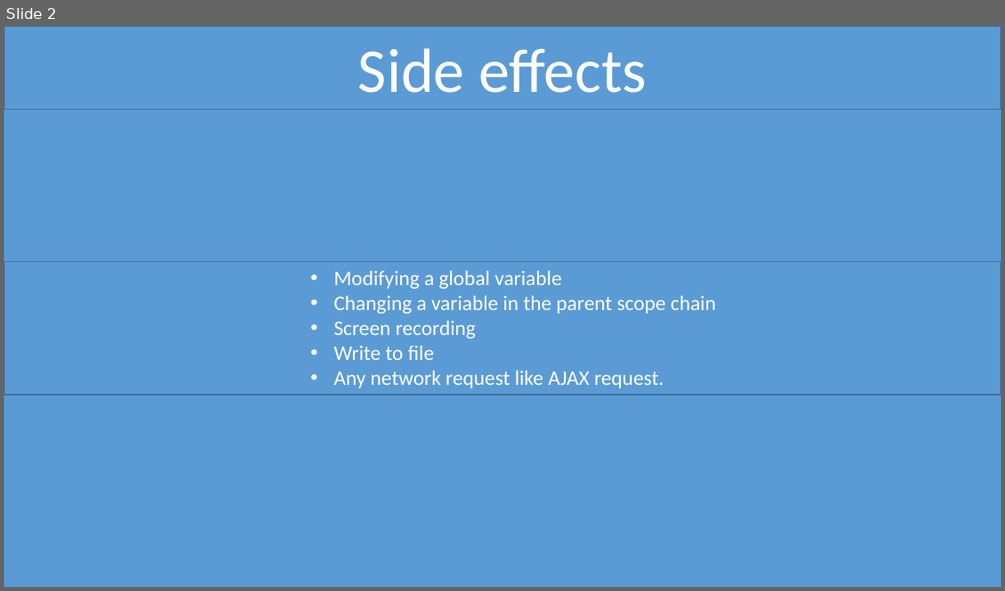
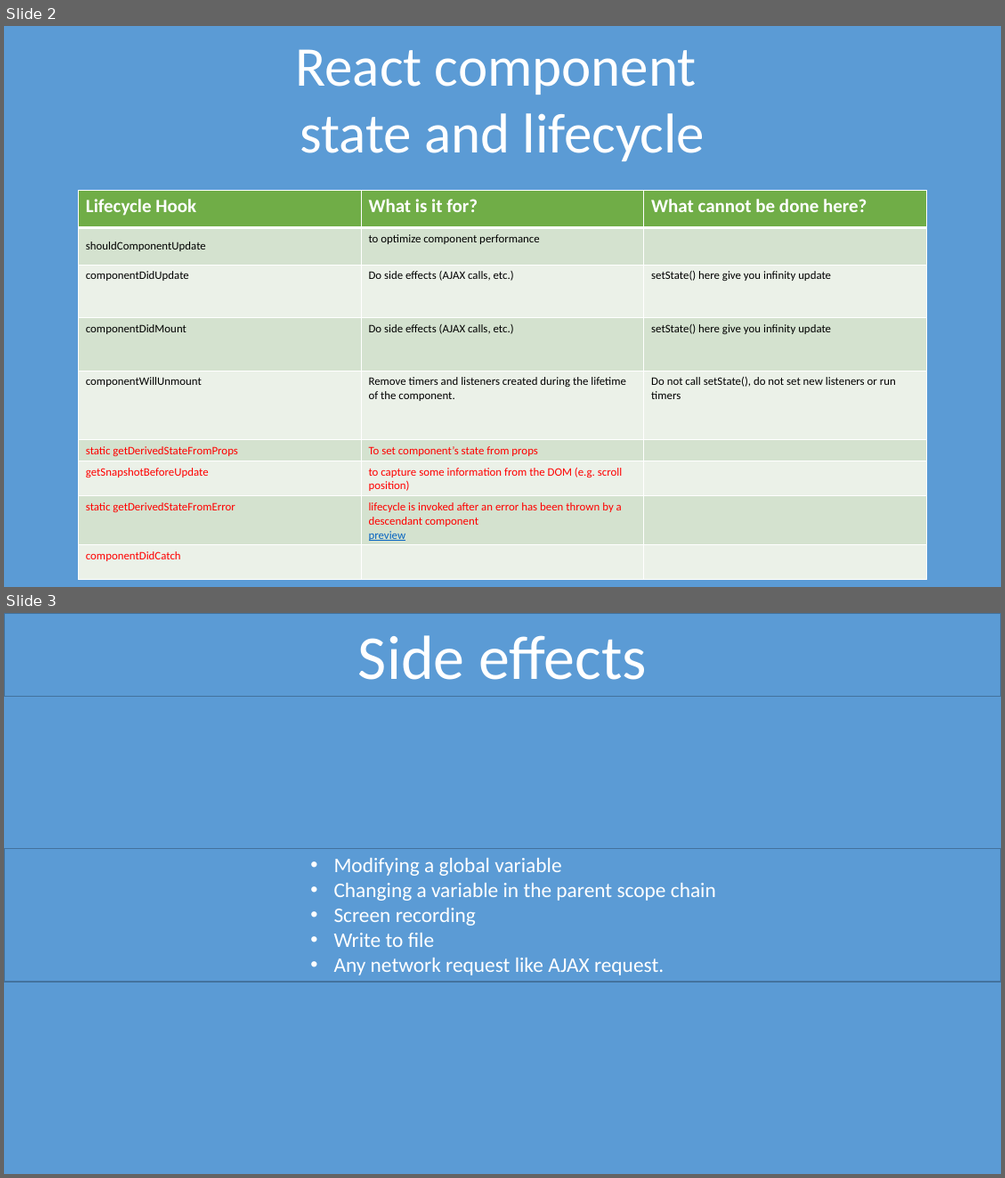
Before and after one commit to TigranVardanyan/React-component-lifecycle, a slide deck: React component lifecycle.pptx. Shown one above the other, each under a label of ours: slide 2 before the commit, slides 2 and 3 after it. The pictures are 1005x591 and 1005x1178 pixels, drawn with LibreOffice and Linux fonts; fonts in the diff are those of the drawing. Boxes give left, top, right and bottom in pixels: in the first picture for what was removed or moved away, otherwise in the second. Text is boxed around its words. In the diff, an @@ line names an element or a change of style, - is before the commit and + after.

Commit message:
Presentation changes

```diff
--- a/React component lifecycle.pptx
+++ b/React component lifecycle.pptx
@@ slide 2 added at <box>4,26,1001,587</box>, background #5B9BD5 @@
@@ text added at <box>296,49,704,161</box>, 54 pt, text #FFFFFF @@
+React component
+state and lifecycle
@@ table added at <box>78,191,926,580</box>, 9 rows, 3 columns @@
+Lifecycle Hook | What is it for? | What cannot be done here?
+shouldComponentUpdate | to optimize component performance | 
+componentDidUpdate | Do side effects (AJAX calls, etc.) | setState() here give you infinity update
+componentDidMount | Do side effects (AJAX calls, etc.) | setState() here give you infinity update
+componentWillUnmount | Remove timers and listeners created during the lifetime of the component. | Do not call setState(), do not set new listeners or run timers
+static getDerivedStateFromProps | To set component’s state from props | 
+getSnapshotBeforeUpdate | to capture some information from the DOM (e.g. scroll position) | 
+static getDerivedStateFromError | lifecycle is invoked after an error has been thrown by a descendant component preview | 
+componentDidCatch |  | 
@@ what was slide 2 is now slide 3 @@
```
Also in this commit, not shown: 1 slide changed.
